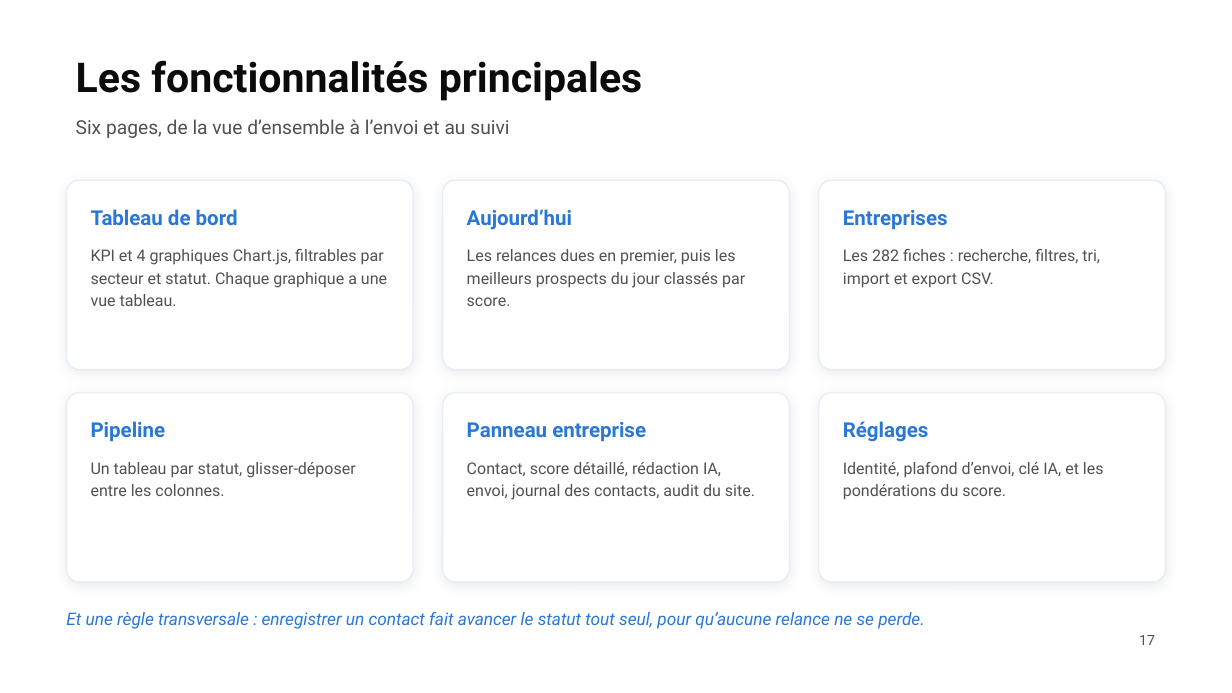
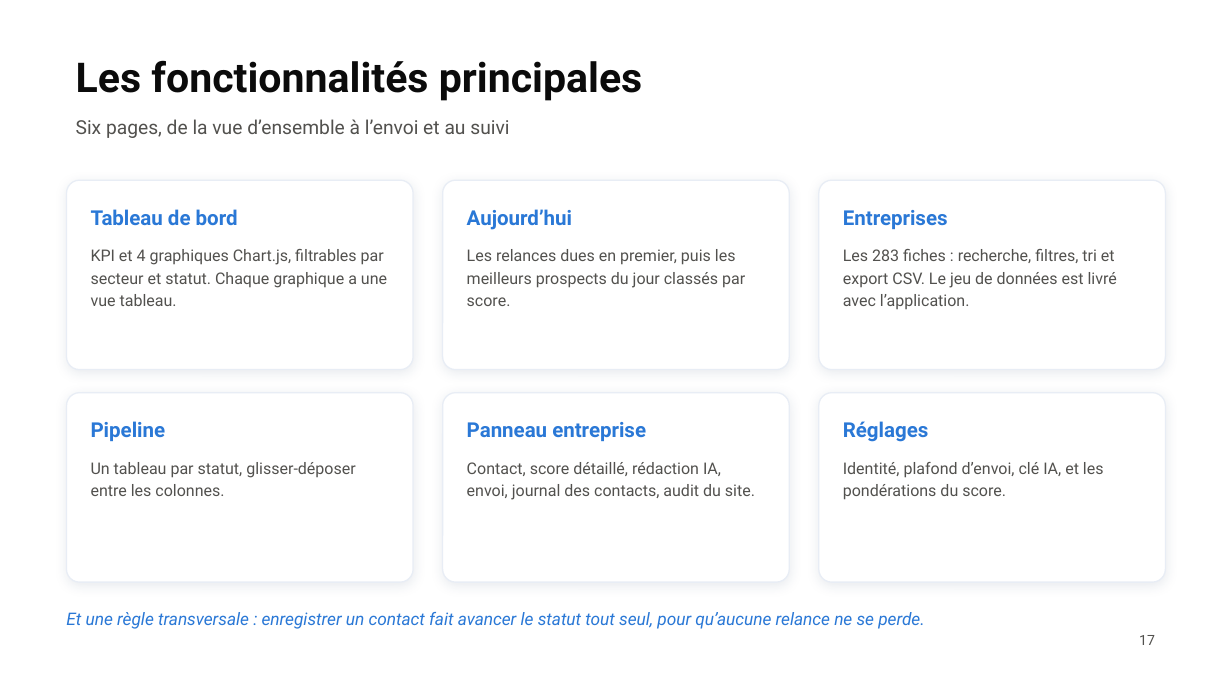
Before and after one commit to slaym-13/Prospect-Suite, a slide deck: slide 17 of presentation/IOADA202_HARMACH_SOULAIMANE_VF.pptx. Drawn at 1232x693 pixels with LibreOffice and Linux fonts; fonts in the diff are those of the drawing; background and template pictures are left out. Boxes give left, top, right and bottom in pixels: in the first picture for what was removed or moved away, otherwise in the second. Text is boxed around its words. In the diff, an @@ line names an element or a change of style, - is before the commit and + after.

```diff
--- a/presentation/IOADA202_HARMACH_SOULAIMANE_VF.pptx
+++ b/presentation/IOADA202_HARMACH_SOULAIMANE_VF.pptx
@@ text at bbox=[843, 249, 1117, 309]: text changed @@
-Les 282 fiches : recherche, filtres, tri, import et export CSV.
+Les 283 fiches : recherche, filtres, tri et export CSV. Le jeu de données est livré avec l’application.
```
Also in this commit, not shown: 8 other files.
